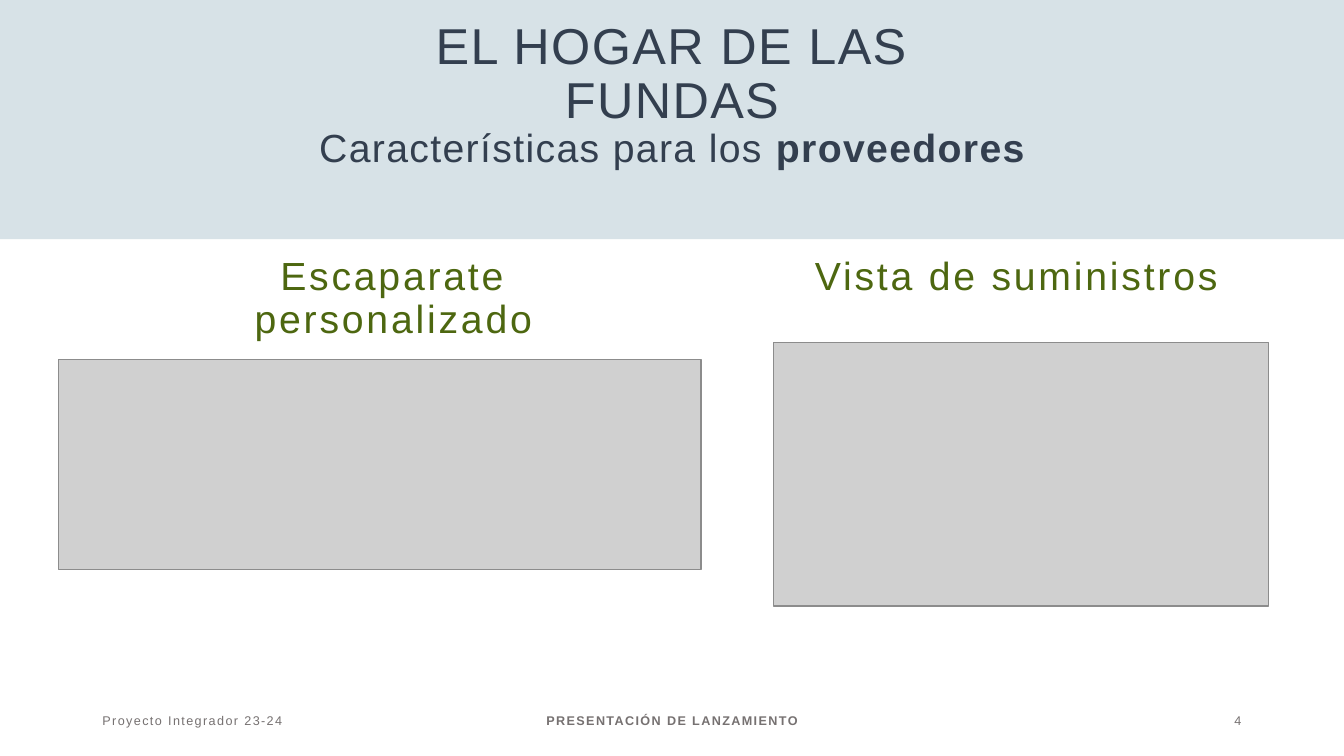
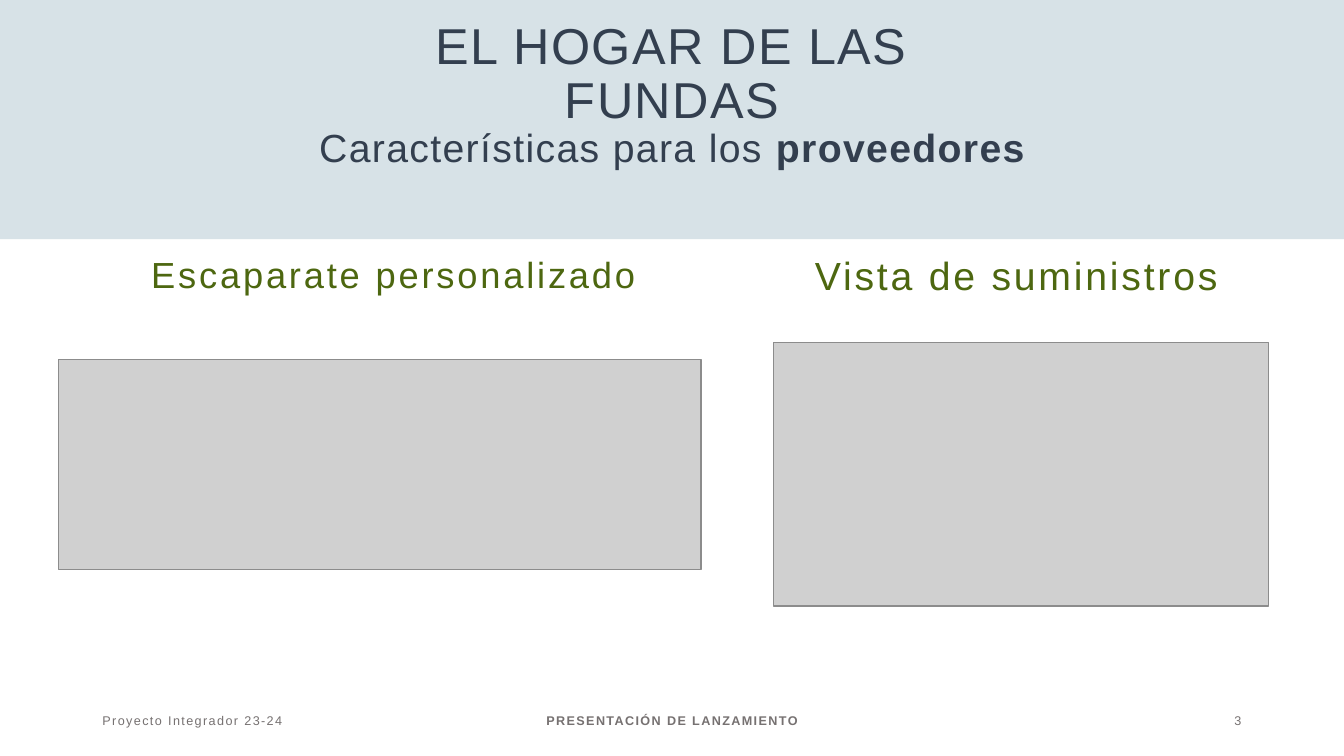
Before and after one commit to Sergio-D-Vico-Pineda/ProyectoIntegrador, a slide deck: slide 3 of Modelaje/Presentacion.pptx (slide 4 before the commit). Drawn at 1344x756 pixels with LibreOffice and Linux fonts; fonts in the diff are those of the drawing; grey boxes stand for pictures. Boxes give left, top, right and bottom in pixels: in the first picture for what was removed or moved away, otherwise in the second. Text is boxed around its words. In the diff, an @@ line names an element or a change of style, - is before the commit and + after.

```diff
--- a/Modelaje/Presentacion.pptx
+++ b/Modelaje/Presentacion.pptx
@@ text "Escaparate personalizado" at (x1=151, y1=261, x2=635, y2=294): size 28 to 25.9 pt @@
@@ page number at (x1=1234, y1=716, x2=1241, y2=725): text changed @@
-4
+3
```
Also in this commit, not shown: 1 other slide changed.
